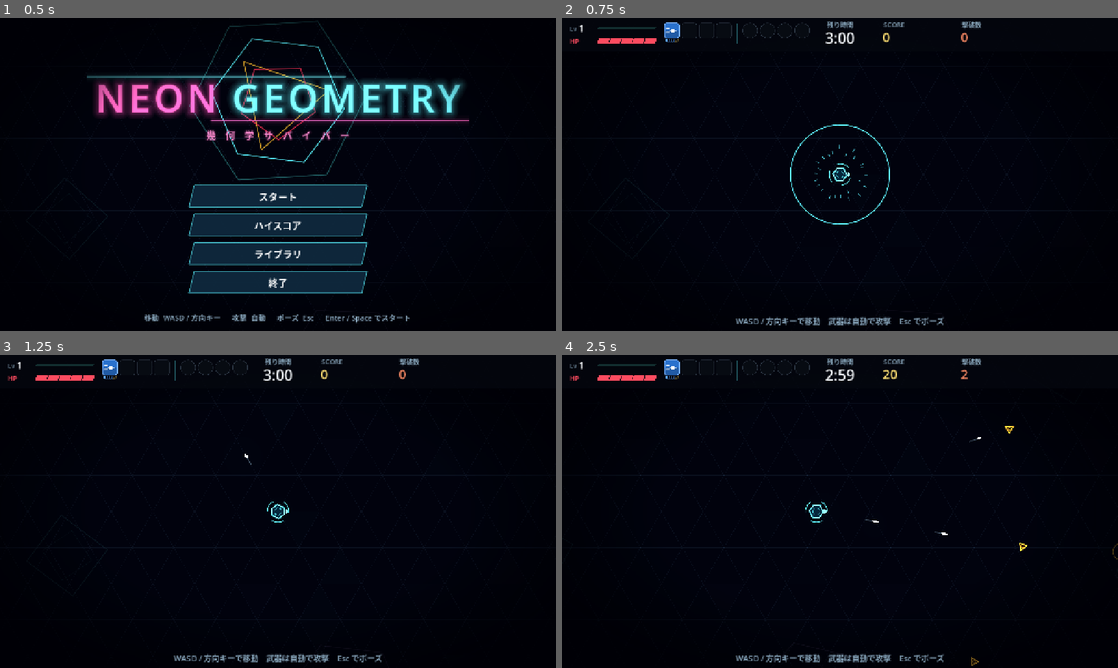
Above: before the commit, frames 1-4 (two rows, left to right).
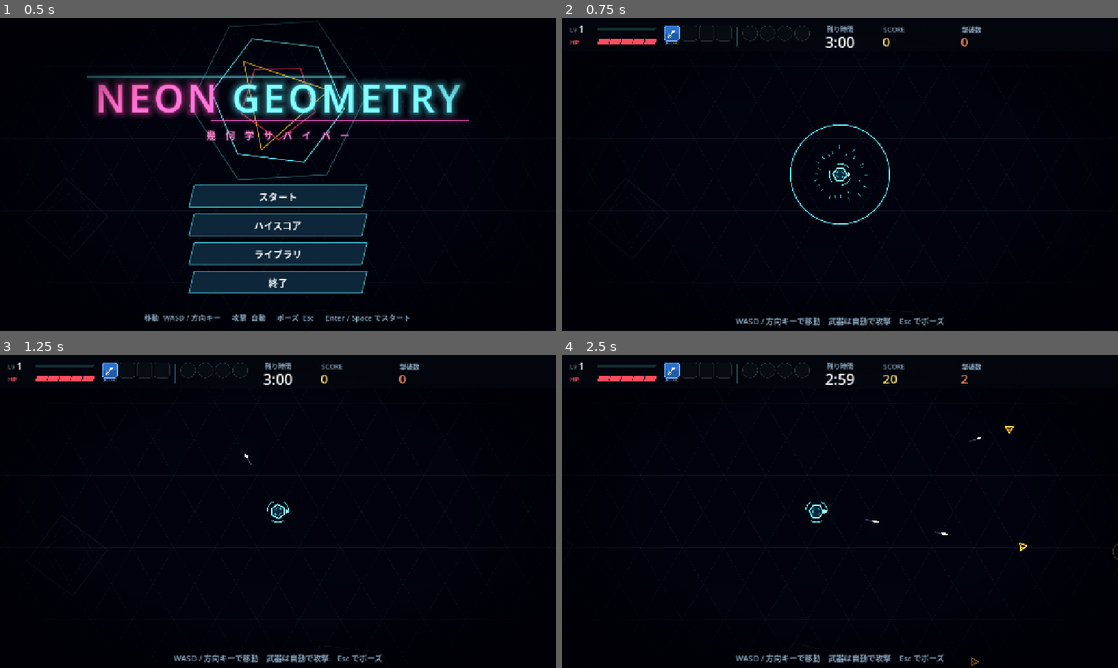
Above: after the commit, the same moments.

Repository: Shohei-Yamashiro/TestGame
Game: Godot game, scene res://scenes/main.tscn
Two runs of this game, one before a commit and one after it. Both use one fixed random seed, a clock stepped at 60 frames per second and the inputs below.
Inputs (mouse positions are in pixels of both pictures, inside the frame that each line leads up to):
- Up to frame 1 (0.5 s): no input
- Up to frame 2 (0.75 s): click "スタート" at 0.5 s
- Up to frame 3 (1.25 s): no input
- Up to frame 4 (2.5 s): tap Enter at 1.25 s; move the mouse to (962, 495) at 1.27 s; hold D 1.28-2 s; tap Backspace at 1.35 s; click (962, 495) at 1.42 s; tap Space at 1.52 s; drag from (728, 527) to (812, 574) at 2.02 s

Frame 1 is identical in both runs. In frame 2, 1.0% of the frame differs, in the area x 1-76%, y 1-10%; in frame 3, 1.0%; in frame 4, 1.1%.

Commit message:
HUD の要素を上下中央にそろえ、ブラスター・誘導弾・連鎖電撃・攻撃力・攻撃速度・HP増加のアイコンを描き直す
Co-authored-by: Cursor <cursoragent@cursor.com>

Diff:
--- a/scenes/ui/hud.tscn
+++ b/scenes/ui/hud.tscn
@@ -38,18 +38,18 @@
 [node name="Status" type="Control" parent="Root"]
 layout_mode = 0
 offset_left = 18.0
-offset_top = 4.0
+offset_top = 6.0
 offset_right = 220.0
-offset_bottom = 72.0
+offset_bottom = 74.0
 mouse_filter = 2
 script = ExtResource("4_status")
 
 [node name="WeaponIcons" type="Control" parent="Root"]
 layout_mode = 0
 offset_left = 236.0
-offset_top = 12.0
+offset_top = 18.0
 offset_right = 236.0
-offset_bottom = 12.0
+offset_bottom = 18.0
 mouse_filter = 2
 
 [node name="Icon0" type="Control" parent="Root/WeaponIcons"]
@@ -81,18 +81,18 @@
 [node name="Divider" type="ColorRect" parent="Root"]
 layout_mode = 0
 offset_left = 403.0
-offset_top = 14.0
+offset_top = 20.0
 offset_right = 404.0
-offset_bottom = 60.0
+offset_bottom = 66.0
 mouse_filter = 2
 color = Color(0.35, 0.95, 1, 0.3)
 
 [node name="PassiveIcons" type="Control" parent="Root"]
 layout_mode = 0
 offset_left = 416.0
-offset_top = 12.0
+offset_top = 18.0
 offset_right = 416.0
-offset_bottom = 12.0
+offset_bottom = 18.0
 mouse_filter = 2
 
 [node name="Icon0" type="Control" parent="Root/PassiveIcons"]
@@ -124,9 +124,9 @@
 [node name="TimeCaption" type="Label" parent="Root"]
 layout_mode = 0
 offset_left = 580.0
-offset_top = 4.0
+offset_top = 14.0
 offset_right = 700.0
-offset_bottom = 26.0
+offset_bottom = 36.0
 theme_override_colors/font_color = Color(0.7, 0.85, 0.95, 0.75)
 theme_override_font_sizes/font_size = 15
 text = "残り時間"
@@ -135,9 +135,9 @@
 [node name="TimeLabel" type="Label" parent="Root"]
 layout_mode = 0
 offset_left = 580.0
-offset_top = 22.0
+offset_top = 32.0
 offset_right = 700.0
-offset_bottom = 66.0
+offset_bottom = 76.0
 theme_override_font_sizes/font_size = 34
 text = "3:00"
 horizontal_alignment = 1
@@ -145,9 +145,9 @@
 [node name="ScoreCaption" type="Label" parent="Root"]
 layout_mode = 0
 offset_left = 740.0
-offset_top = 4.0
+offset_top = 15.0
 offset_right = 900.0
-offset_bottom = 26.0
+offset_bottom = 37.0
 theme_override_colors/font_color = Color(0.7, 0.85, 0.95, 0.75)
 theme_override_font_sizes/font_size = 15
 text = "SCORE"
@@ -155,9 +155,9 @@
 [node name="ScoreLabel" type="Label" parent="Root"]
 layout_mode = 0
 offset_left = 738.0
-offset_top = 22.0
+offset_top = 33.0
 offset_right = 900.0
-offset_bottom = 66.0
+offset_bottom = 77.0
 theme_override_colors/font_color = Color(1, 0.88, 0.45, 1)
 theme_override_font_sizes/font_size = 30
 text = "0"
@@ -165,9 +165,9 @@
 [node name="KillsCaption" type="Label" parent="Root"]
 layout_mode = 0
 offset_left = 920.0
-offset_top = 4.0
+offset_top = 15.0
 offset_right = 1060.0
-offset_bottom = 26.0
+offset_bottom = 37.0
 theme_override_colors/font_color = Color(0.7, 0.85, 0.95, 0.75)
 theme_override_font_sizes/font_size = 15
 text = "撃破数"
@@ -175,9 +175,9 @@
 [node name="KillsLabel" type="Label" parent="Root"]
 layout_mode = 0
 offset_left = 918.0
-offset_top = 22.0
+offset_top = 33.0
 offset_right = 1060.0
-offset_bottom = 66.0
+offset_bottom = 77.0
 theme_override_colors/font_color = Color(1, 0.55, 0.4, 1)
 theme_override_font_sizes/font_size = 30
 text = "0"
--- a/scripts/item_icon.gd
+++ b/scripts/item_icon.gd
@@ -144,24 +144,38 @@
 func _draw_symbol(c: Vector2, r: float, color: Color) -> void:
 	match item_id:
 		"blaster":
-			draw_colored_polygon(PackedVector2Array([c + Vector2(r, 0), c + Vector2(0, r * 0.45), c + Vector2(-r * 0.4, 0), c + Vector2(0, -r * 0.45)]), color)
-			draw_line(c + Vector2(-r * 1.1, -r * 0.35), c + Vector2(-r * 0.55, -r * 0.35), color, 2.0, true)
-			draw_line(c + Vector2(-r * 1.1, r * 0.35), c + Vector2(-r * 0.55, r * 0.35), color, 2.0, true)
+			# A plasma dart flying to the upper right, trailing speed streaks.
+			var dart := _along(c, r, -PI * 0.25, [
+				Vector2(1.05, 0), Vector2(0.3, 0.36), Vector2(0.42, 0.12), Vector2(-0.3, 0.12),
+				Vector2(-0.3, -0.12), Vector2(0.42, -0.12), Vector2(0.3, -0.36),
+			])
+			draw_colored_polygon(dart, color)
+			var streaks := _along(c, r, -PI * 0.25, [
+				Vector2(-0.5, 0), Vector2(-1.1, 0), Vector2(-0.45, 0.32), Vector2(-0.85, 0.32),
+				Vector2(-0.45, -0.32), Vector2(-0.85, -0.32),
+			])
+			draw_line(streaks[0], streaks[1], color, 2.5, true)
+			draw_line(streaks[2], streaks[3], Color(color.r, color.g, color.b, 0.6), 1.5, true)
+			draw_line(streaks[4], streaks[5], Color(color.r, color.g, color.b, 0.6), 1.5, true)
 		"homing":
-			# An S traced from the lower-left, ending in an arrowhead at the upper right.
-			var bend := r * 0.5
-			var stretch := Vector2(1.3, 1.0)
-			var path := PackedVector2Array()
+			# A missile curving in on a reticle, its trail fading toward the launch point.
+			var target := c + Vector2(r * 0.45, -r * 0.45)
+			draw_arc(target, r * 0.4, 0.0, TAU, 20, color, 1.5, true)
+			for k in 4:
+				var d := Vector2.from_angle(PI * 0.5 * float(k))
+				draw_line(target + d * r * 0.28, target + d * r * 0.58, color, 1.5, true)
+			var start := c + Vector2(-r * 0.95, r * 0.8)
+			var bend := c + Vector2(r * 0.5, r * 0.95)
+			var head := c + Vector2(r * 0.12, -r * 0.05)
+			var trail := PackedVector2Array()
 			for i in 13:
-				var a := lerpf(PI * 0.8, -PI * 0.5, float(i) / 12.0)
-				path.append(c + Vector2(0, bend) + Vector2.from_angle(a) * bend * stretch)
-			for i in range(1, 13):
-				var a := lerpf(PI * 0.5, PI * 1.72, float(i) / 12.0)
-				path.append(c + Vector2(0, -bend) + Vector2.from_angle(a) * bend * stretch)
-			draw_polyline(path, color, 2.5, true)
-			var tip := path[path.size() - 1]
-			var dir := (tip - path[path.size() - 2]).normalized()
-			draw_colored_polygon(PackedVector2Array([tip + dir * r * 0.45, tip + dir.orthogonal() * r * 0.28, tip - dir.orthogonal() * r * 0.28]), color)
+				var t := float(i) / 12.0
+				trail.append(start.lerp(bend, t).lerp(bend.lerp(head, t), t))
+			for i in 12:
+				draw_line(trail[i], trail[i + 1], Color(color.r, color.g, color.b, 0.2 + 0.8 * float(i) / 11.0), 2.5, true)
+			var dir := (head - trail[11]).normalized()
+			var side := dir.orthogonal() * r * 0.3
+			draw_colored_polygon(PackedVector2Array([head + dir * r * 0.5, head + side, head - dir * r * 0.05, head - side]), color)
 		"orbit":
 			draw_arc(c, r * 0.9, 0.0, TAU, 24, Color(color.r, color.g, color.b, 0.6), 1.5, true)
 			draw_circle(c, r * 0.18, color)
@@ -188,16 +202,16 @@
 					var normal := dir.orthogonal() * (r * 0.24)
 					draw_colored_polygon(PackedVector2Array([base + normal * 0.3, (base + tip) * 0.5 + normal, tip, base - normal * 0.3]), Color(color.r, color.g, color.b, 1.0 - 0.22 * float(i)))
 		"chain":
-			# A zigzag bolt joining two nodes.
+			# A glowing lightning bolt with two sparkles beside it.
 			var bolt := PackedVector2Array([
-				c + Vector2(-r * 0.85, -r * 0.75), c + Vector2(-r * 0.05, -r * 0.2), c + Vector2(-r * 0.35, r * 0.15),
-				c + Vector2(r * 0.85, r * 0.75),
+				c + Vector2(r * 0.3, -r * 1.05), c + Vector2(-r * 0.5, r * 0.1), c + Vector2(-r * 0.02, r * 0.1),
+				c + Vector2(-r * 0.32, r * 1.0), c + Vector2(r * 0.55, -r * 0.22), c + Vector2(r * 0.08, -r * 0.22),
 			])
-			draw_polyline(bolt, Color(color.r, color.g, color.b, 0.35), 6.0, true)
-			draw_polyline(bolt, color, 2.0, true)
-			for p in [bolt[0], bolt[3]]:
-				var d := r * 0.24
-				draw_colored_polygon(PackedVector2Array([p + Vector2(0, -d), p + Vector2(d, 0), p + Vector2(0, d), p + Vector2(-d, 0)]), color)
+			draw_polyline(Palette.closed(bolt), Color(color.r, color.g, color.b, 0.25), 5.0, true)
+			draw_colored_polygon(bolt, color)
+			for p in [c + Vector2(-r * 0.75, -r * 0.55), c + Vector2(r * 0.8, r * 0.45)]:
+				var d := r * 0.14
+				draw_colored_polygon(PackedVector2Array([p + Vector2(0, -d * 1.6), p + Vector2(d, 0), p + Vector2(0, d * 1.6), p + Vector2(-d, 0)]), Color(color.r, color.g, color.b, 0.8))
 		"tesseract":
 			var outer := r * 0.85
 			var inner := r * 0.4
@@ -226,16 +240,25 @@
 				var p := a.lerp(b, t)
 				draw_colored_polygon(PackedVector2Array([p + Vector2(0, -small), p + Vector2(small, 0), p + Vector2(0, small), p + Vector2(-small, 0)]), color)
 		"attack":
-			var pts := PackedVector2Array()
-			for i in 8:
-				var radius := r * 1.05 if i % 2 == 0 else r * 0.32
-				pts.append(c + Vector2.from_angle(-PI * 0.5 + PI * float(i) / 4.0) * radius)
-			draw_colored_polygon(pts, color)
+			# A sword pointing to the upper right.
+			var angle := -PI * 0.25
+			draw_colored_polygon(_along(c, r, angle, [
+				Vector2(1.1, 0), Vector2(0.85, 0.15), Vector2(-0.3, 0.15), Vector2(-0.3, -0.15), Vector2(0.85, -0.15),
+			]), color)
+			var hilt := _along(c, r, angle, [Vector2(-0.35, 0.42), Vector2(-0.35, -0.42), Vector2(-0.38, 0), Vector2(-0.78, 0)])
+			draw_line(hilt[0], hilt[1], color, 3.0, true)
+			draw_line(hilt[2], hilt[3], color, 3.5, true)
+			draw_circle(_along(c, r, angle, [Vector2(-0.88, 0)])[0], r * 0.13, color)
 		"rate":
-			draw_colored_polygon(PackedVector2Array([
-				c + Vector2(r * 0.25, -r * 1.05), c + Vector2(-r * 0.55, r * 0.15), c + Vector2(-r * 0.05, r * 0.15),
-				c + Vector2(-r * 0.3, r * 1.05), c + Vector2(r * 0.55, -r * 0.2), c + Vector2(r * 0.05, -r * 0.2),
-			]), color)
+			# A clock whose hand has just swept a quarter turn.
+			draw_colored_polygon(_sector(c, r * 0.8, -PI * 0.5, 0.0), Color(color.r, color.g, color.b, 0.3))
+			draw_arc(c, r * 0.95, 0.0, TAU, 32, color, 2.0, true)
+			for k in 4:
+				var d := Vector2.from_angle(PI * 0.5 * float(k))
+				draw_line(c + d * r * 0.72, c + d * r * 0.95, color, 2.0, true)
+			draw_line(c, c + Vector2(r * 0.72, 0), color, 2.5, true)
+			draw_line(c, c + Vector2.from_angle(-PI * 0.5 - 0.5) * r * 0.5, color, 2.5, true)
+			draw_circle(c, r * 0.13, color)
 		"move":
 			for i in 2:
 				var x := -r * 0.55 + float(i) * r * 0.65
@@ -250,7 +273,13 @@
 			var gs := r * 0.2
 			draw_colored_polygon(PackedVector2Array([g + Vector2(0, -gs), g + Vector2(gs, 0), g + Vector2(0, gs), g + Vector2(-gs, 0)]), color)
 		"max_hp":
-			draw_colored_polygon(_cross(c, r * 0.95, r * 0.34), color)
+			var heart := PackedVector2Array()
+			for k in 40:
+				var t := TAU * float(k) / 40.0
+				var x := 16.0 * pow(sin(t), 3)
+				var y := 13.0 * cos(t) - 5.0 * cos(2.0 * t) - 2.0 * cos(3.0 * t) - cos(4.0 * t)
+				heart.append(c + Vector2(x, -y - 2.0) * r / 16.0)
+			draw_colored_polygon(heart, color)
 		"regen":
 			draw_colored_polygon(_cross(c, r * 0.5, r * 0.18), color)
 			for side in [0.0, PI]:
@@ -288,6 +317,22 @@
 				draw_polyline(PackedVector2Array([c + Vector2(x, -r * 0.6), c + Vector2(x + side * r * 0.4, 0), c + Vector2(x, r * 0.6)]), color, 2.5, true)
 
 
+# Points given as (along, across) in units of r, laid along the direction `angle` from c.
+func _along(c: Vector2, r: float, angle: float, points: Array) -> PackedVector2Array:
+	var dir := Vector2.from_angle(angle)
+	var out := PackedVector2Array()
+	for p: Vector2 in points:
+		out.append(c + dir * p.x * r + dir.orthogonal() * p.y * r)
+	return out
+
+
+func _sector(c: Vector2, r: float, from: float, to: float) -> PackedVector2Array:
+	var points := PackedVector2Array([c])
+	for k in 9:
+		points.append(c + Vector2.from_angle(lerpf(from, to, float(k) / 8.0)) * r)
+	return points
+
+
 # A plus sign as a single 12-point outline.
 func _cross(c: Vector2, arm: float, half: float) -> PackedVector2Array:
 	return PackedVector2Array([
--- /dev/null
+++ b/tests/visual/hud.gd
@@ -0,0 +1,45 @@
+extends SceneTree
+
+# Windowed capture of the HUD bar alone, over a flat backdrop, so its alignment can be checked by eye or by pixel.
+var game
+var frame := 0
+var shots := "user://ui_shots"
+
+
+func _initialize() -> void:
+	seed(3)
+	load("res://scripts/score_store.gd").persist = false
+	game = (load("res://scenes/main.tscn") as PackedScene).instantiate()
+	root.add_child(game)
+	DirAccess.make_dir_recursive_absolute(ProjectSettings.globalize_path(shots))
+
+
+func _process(_delta: float) -> bool:
+	frame += 1
+	if frame == 5:
+		game._start_game()
+		for id in ["homing", "chain", "drain"]:
+			game._add_weapon(id)
+		game.weapons["blaster"].level = 6
+		game.weapons["homing"].level = 3
+		for id in ["attack", "rate", "max_hp", "regen"]:
+			game.passives[id] = 2
+		game._apply_stats()
+		var cover := CanvasLayer.new()
+		cover.layer = 5
+		var backdrop := ColorRect.new()
+		backdrop.color = Color(0.04, 0.06, 0.11)
+		backdrop.size = Vector2(1280, 720)
+		cover.add_child(backdrop)
+		root.add_child(cover)
+	if frame == 30:
+		game.level = 12
+		game.score = 12345
+		game.kills = 678
+		game.player.hp = 70
+	if frame == 40:
+		var path := ProjectSettings.globalize_path(shots + "/hud_only.png")
+		root.get_viewport().get_texture().get_image().save_png(path)
+		print("SHOT ", path)
+		return true
+	return false
Not shown, added: tests/visual/hud.gd.uid
Not shown, added: tests/visual/measure_hud.ps1
